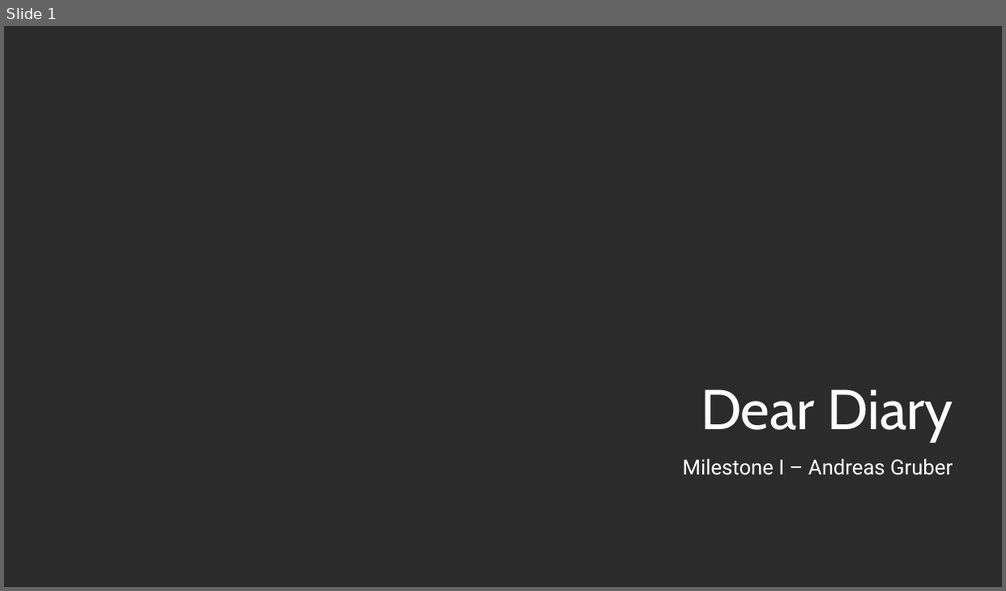
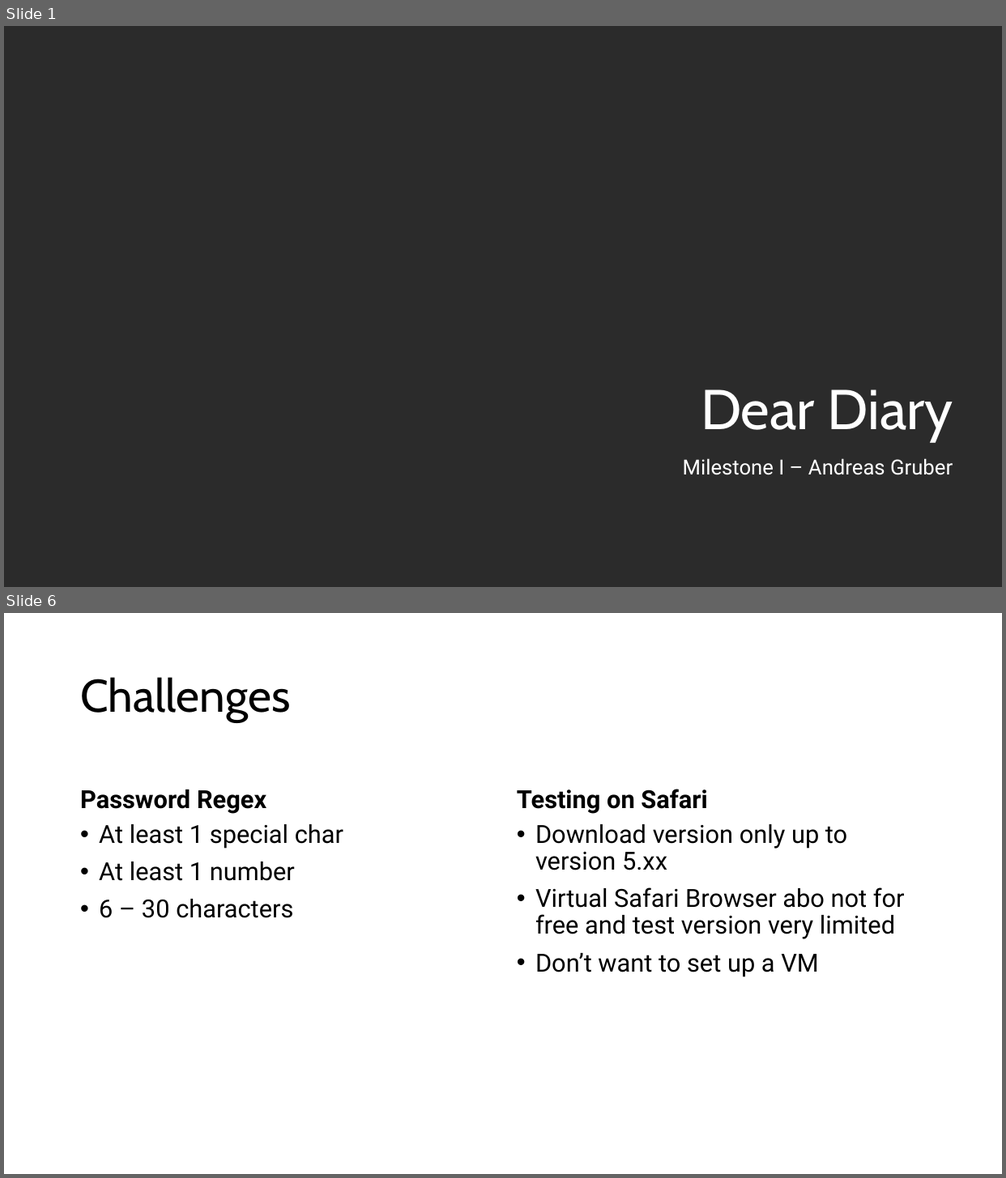
Before and after one commit to andalf0815/dearDiary, a slide deck: docs/Dear Diary - Milestone I Presentation.pptx. Shown one above the other, each under a label of ours: slide 1 before the commit, slides 1 and 6 after it; the slides between them are not shown. The pictures are 1006x591 and 1006x1178 pixels, drawn with LibreOffice and Linux fonts; fonts in the diff are those of the drawing; background and template pictures are left out; a plain dark background stands for a picture behind light text. Boxes give left, top, right and bottom in pixels: in the first picture for what was removed or moved away, otherwise in the second. Text is boxed around its words. In the diff, an @@ line names an element or a change of style, - is before the commit and + after.

```diff
--- a/docs/Dear Diary - Milestone I Presentation.pptx
+++ b/docs/Dear Diary - Milestone I Presentation.pptx
@@ slide 6 added at (x1=4, y1=613, x2=1002, y2=1174), background picture (left out) @@
@@ title added at (x1=80, y1=677, x2=291, y2=722), 44 pt, text #000000 @@
+Challenges
@@ text added at (x1=80, y1=790, x2=266, y2=814), 24 pt, text #000000, bold @@
+Password Regex
@@ text added at (x1=517, y1=789, x2=707, y2=814), 24 pt, text #000000, bold @@
+Testing on Safari
@@ text added at (x1=99, y1=824, x2=343, y2=918), 24 pt, text #000000 @@
+• At least 1 special char
+• At least 1 number
+• 6 – 30 characters
@@ text added at (x1=535, y1=824, x2=905, y2=977), 24 pt, text #000000 @@
+• Download version only up to version 5.xx
+• Virtual Safari Browser abo not for free and test version very limited
+• Don’t want to set up a VM
```
Also in this commit, not shown: 2 slides changed, 3 other slides added.
